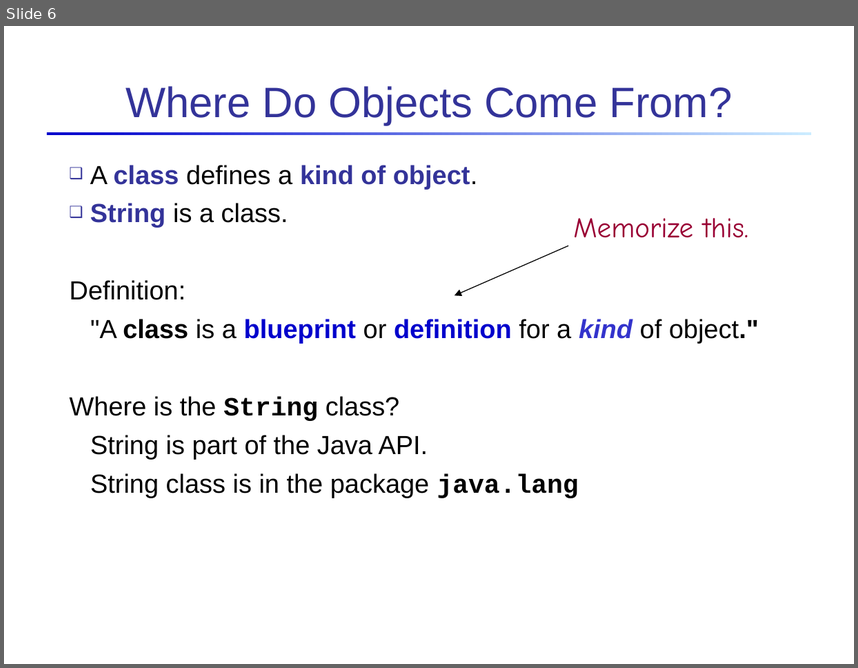
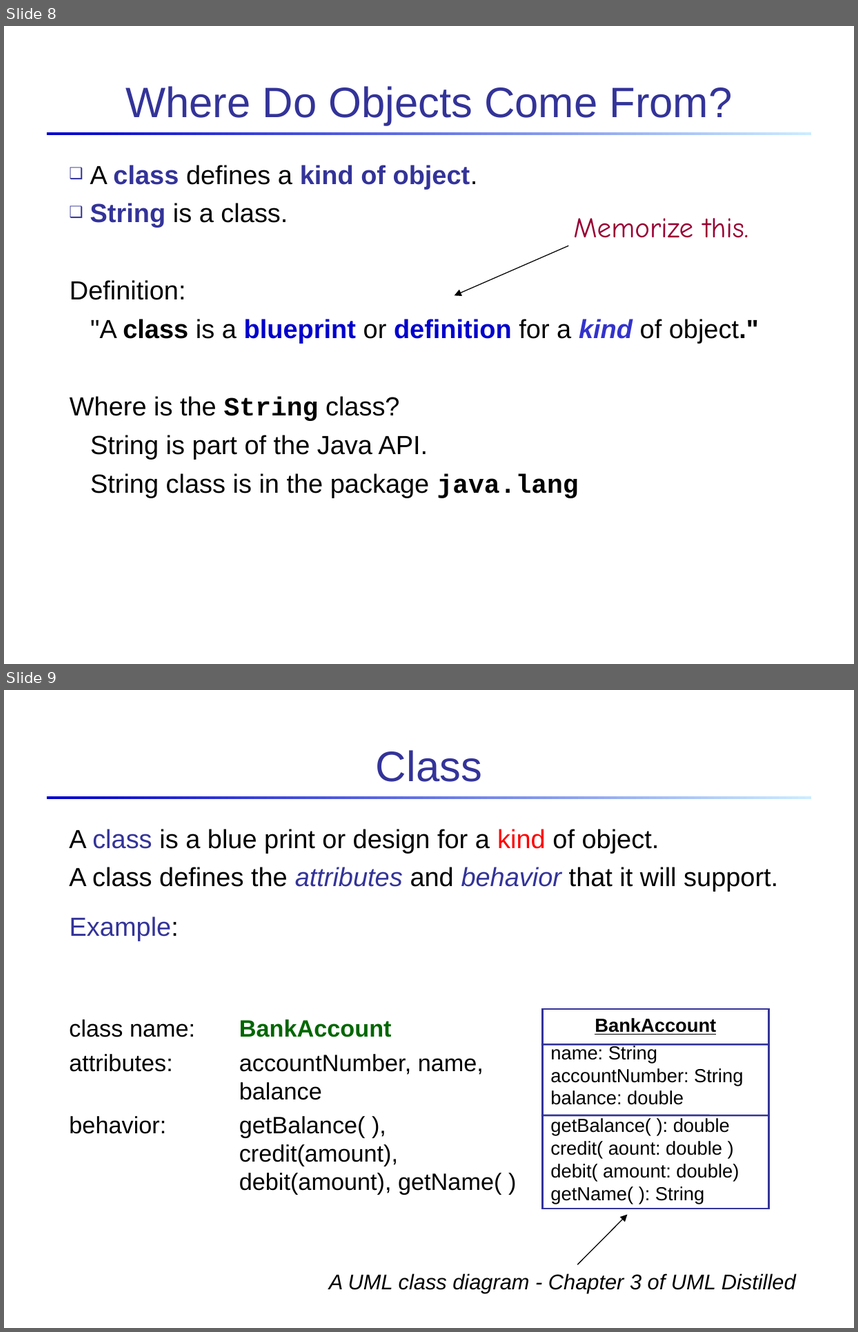
Before and after one commit to skeoop/skeoop.github.io, a slide deck: week1/2-Introduction-to-Objects.ppt. Shown one above the other, each under a label of ours: slide 6 before the commit, slides 8 and 9 after it. The pictures are 858x668 and 858x1332 pixels, drawn with LibreOffice and Linux fonts; fonts in the diff are those of the drawing. Boxes give left, top, right and bottom in pixels: in the first picture for what was removed or moved away, otherwise in the second. Text is boxed around its words. In the diff, an @@ line names an element or a change of style, - is before the commit and + after.

```diff
--- a/week1/2-Introduction-to-Objects.ppt
+++ b/week1/2-Introduction-to-Objects.ppt
@@ slide 9 added at bbox=[4, 690, 854, 1328], background #FFFFFF; not listed: 1 template element that a slide beside it also shows @@
@@ title added at bbox=[376, 750, 482, 782], 36 pt, text #333399 @@
+Class
@@ text added at bbox=[69, 829, 778, 940], 22.2 pt, text #000000 @@
+A class is a blue print or design for a kind of object.
+A class defines the attributes and behavior that it will support.
+Example:
@@ text added at bbox=[69, 1019, 501, 1194], 20 pt, text #000000 @@
+class name: BankAccount
+attributes: accountNumber, name, balance
+behavior: getBalance( ), credit(amount), debit(amount), getName( )
@@ rectangle added at bbox=[542, 1009, 769, 1209], outline #333399 1.5 pt, 16 pt, text #000000 @@
+BankAccount
+name: String
+accountNumber: String
+balance: double
+getBalance( ): double
+credit( aount: double )
+debit( amount: double)
+getName( ): String
@@ line added from (542, 1045) to (769, 1045), #333399 1.5 pt @@
@@ line added from (542, 1115) to (769, 1115), #333399 1.5 pt @@
@@ arrow added from (578, 1264) to (627, 1214), #000000 0.74 pt @@
@@ text added at bbox=[329, 1273, 796, 1293], 18 pt, text #000000, italic @@
+A UML class diagram - Chapter 3 of UML Distilled
@@ what was slide 6 is now slide 8 @@
```
Also in this commit, not shown: 15 other slides changed, 7 other slides added, 11 slides removed, 2 other files.
